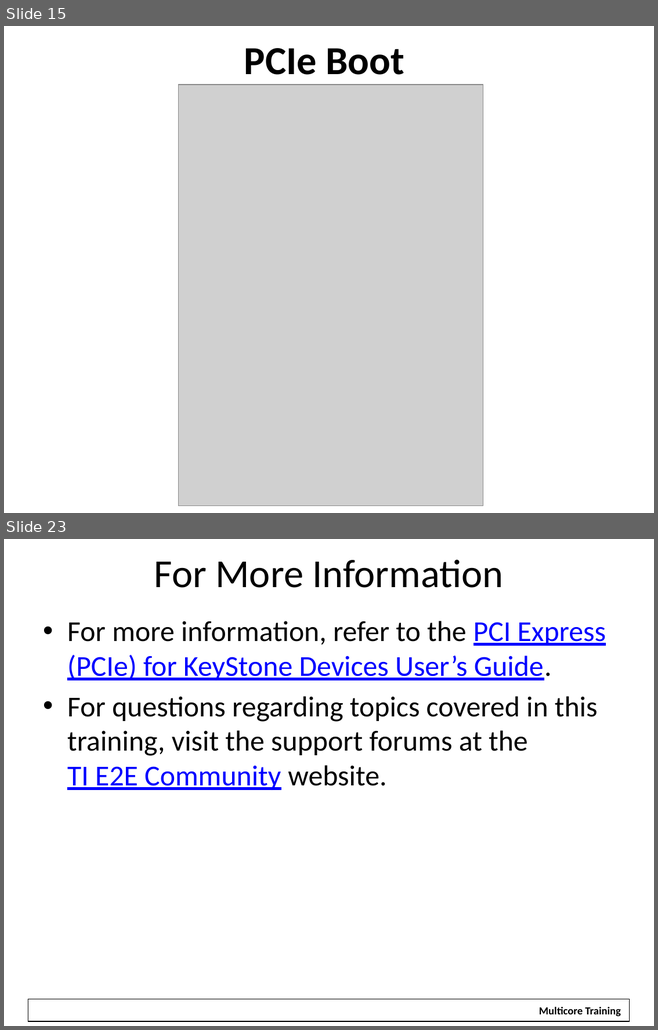
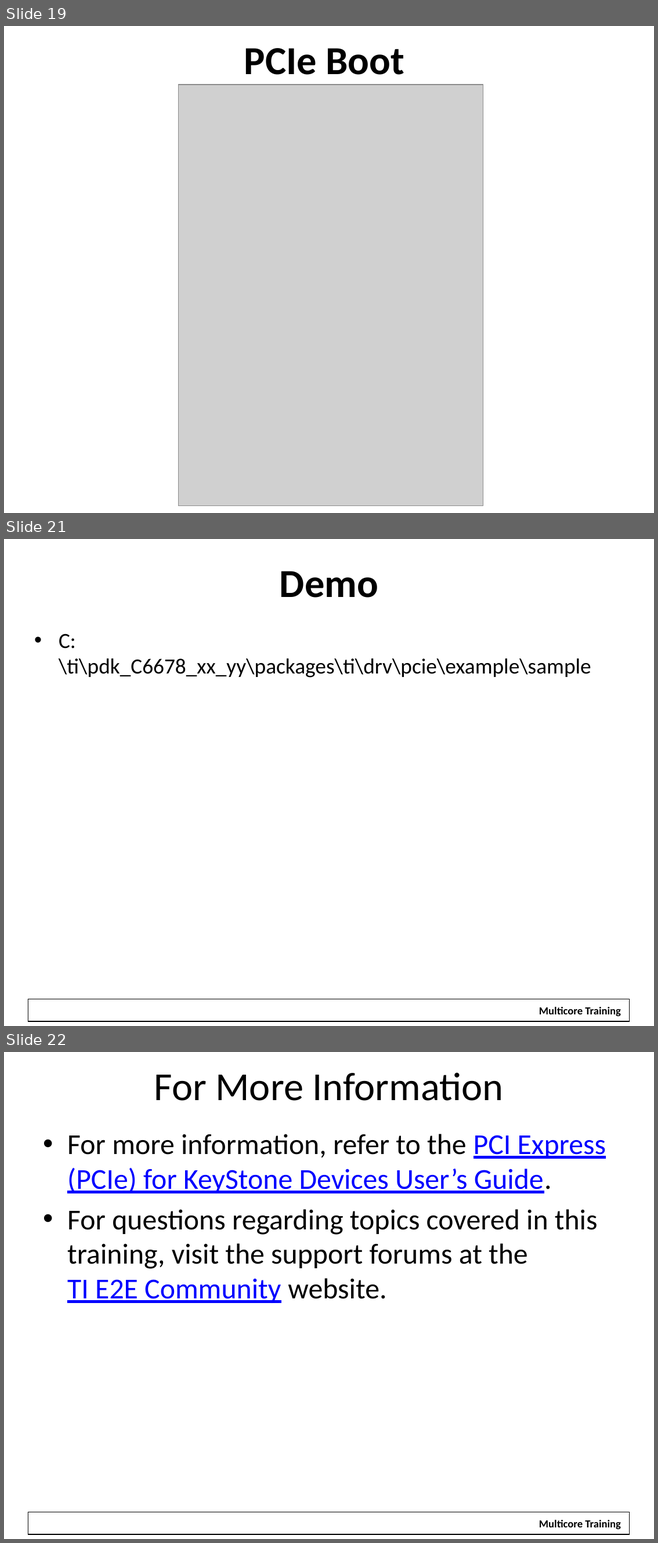
Before and after one commit to hari1989/keystone-workshop, a slide deck: slides/KeyStone PCI Express.pptx. Shown one above the other, each under a label of ours: slides 15 and 23 before the commit, slides 19, 21 and 22 after it; the slides between them are not shown. The pictures are 658x1030 and 658x1543 pixels, drawn with LibreOffice and Linux fonts; fonts in the diff are those of the drawing; grey boxes stand for pictures; background and template pictures are left out. Boxes give left, top, right and bottom in pixels: in the first picture for what was removed or moved away, otherwise in the second. Text is boxed around its words. In the diff, an @@ line names an element or a change of style, - is before the commit and + after.

```diff
--- a/slides/KeyStone PCI Express.pptx
+++ b/slides/KeyStone PCI Express.pptx
@@ slide 21 added at <box>4,539,654,1026</box>, background #FFFFFF; not listed: 2 template elements that a slide beside it also shows @@
@@ title added at <box>280,571,378,598</box>, 44 pt, text #000000, bold @@
+Demo
@@ text added at <box>59,634,591,678</box>, 24 pt, text #000000 @@
+• C:\ti\pdk_C6678_xx_yy\packages\ti\drv\pcie\example\sample
@@ what was slide 15 is now slide 19 @@
@@ what was slide 23 is now slide 22 @@
```
Also in this commit, not shown: 10 slides changed, 4 other slides added, 6 slides removed.
